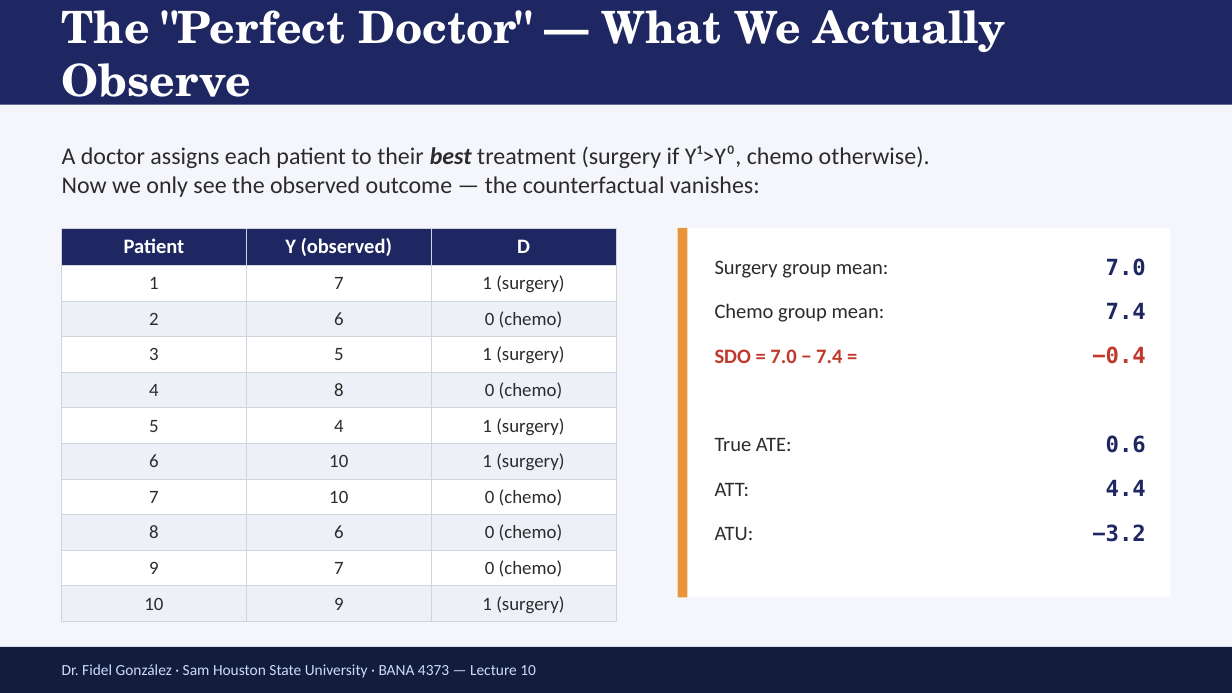
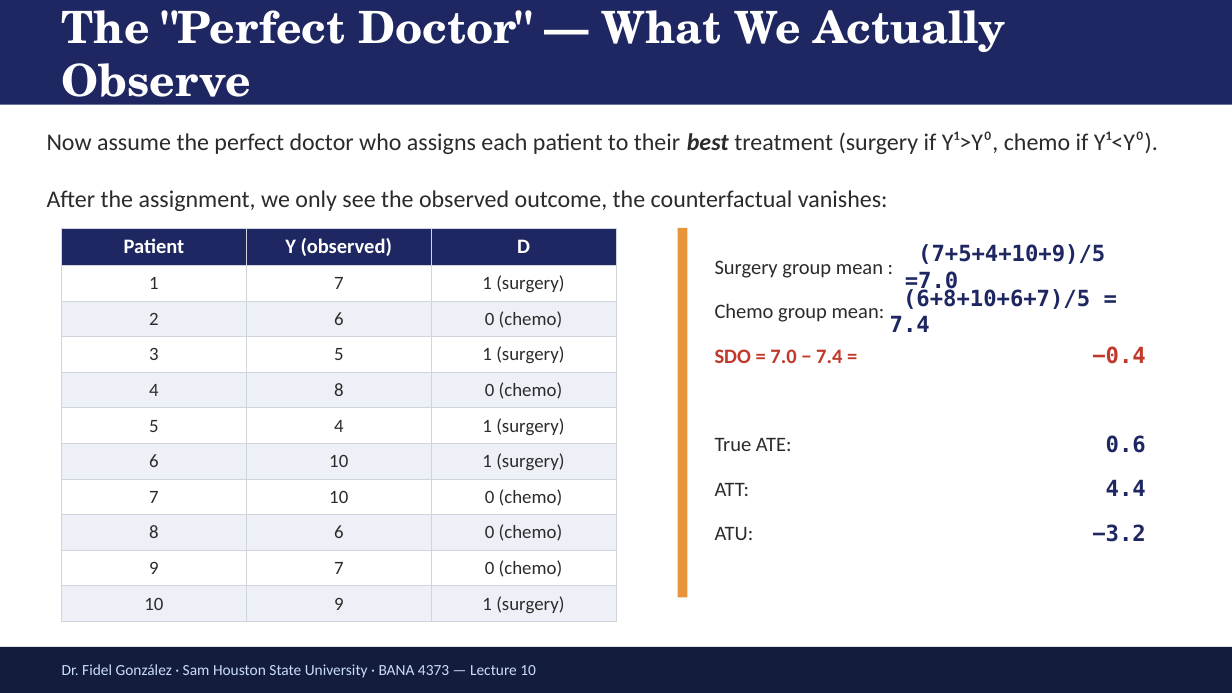
Before and after one commit to FidelGo/BANA4373-sp26, a slide deck: slide 12 of ECON4370 Lecture10 Potential Outcomes.pptx (slide 8 before the commit). Drawn at 1232x693 pixels with LibreOffice and Linux fonts; fonts in the diff are those of the drawing. Boxes give left, top, right and bottom in pixels: in the first picture for what was removed or moved away, otherwise in the second. Text is boxed around its words. In the diff, an @@ line names an element or a change of style, - is before the commit and + after.

```diff
--- a/ECON4370 Lecture10 Potential Outcomes.pptx
+++ b/ECON4370 Lecture10 Potential Outcomes.pptx
@@ background #F4F6FB to #FFFFFF @@
@@ text at (47, 131, 1158, 211): text changed @@
-A doctor assigns each patient to their best treatment (surgery if Y¹>Y⁰, chemo otherwise).
-Now we only see the observed outcome — the counterfactual vanishes:
+Now assume the perfect doctor who assigns each patient to their best treatment (surgery if Y¹>Y⁰, chemo if Y¹<Y⁰).
+After the assignment, we only see the observed outcome, the counterfactual vanishes:
@@ rectangle: place and size @@
-rectangle at (678, 228, 1170, 598)
+rectangle at (687, 229, 1180, 599)
@@ text at (715, 260, 883, 278): spaces changed @@
-Surgery group mean:
+Surgery group mean :
@@ text at (905, 244, 1105, 294): text changed @@
-7.0
+(7+5+4+10+9)/5 =7.0
@@ text at (890, 287, 1090, 332): text changed @@
-7.4
+(6+8+10+6+7)/5 = 7.4
```
Also in this commit, not shown: 2 other slides changed, 4 slides added, 17 other files.
